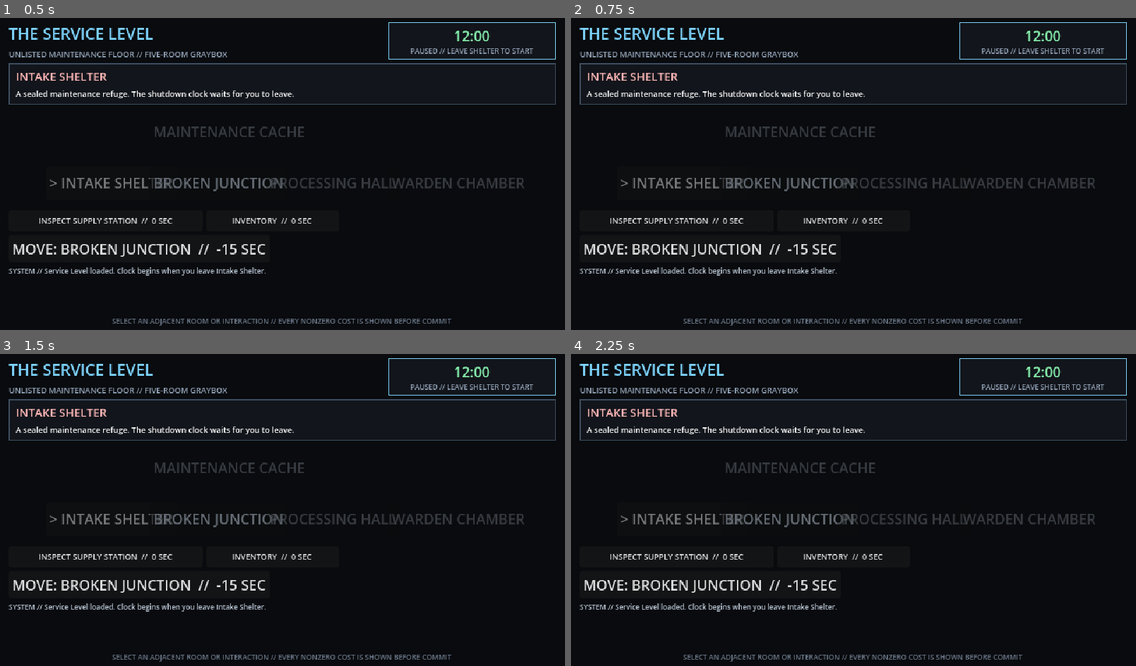
Above: before the commit, frames 1-4 (two rows, left to right).
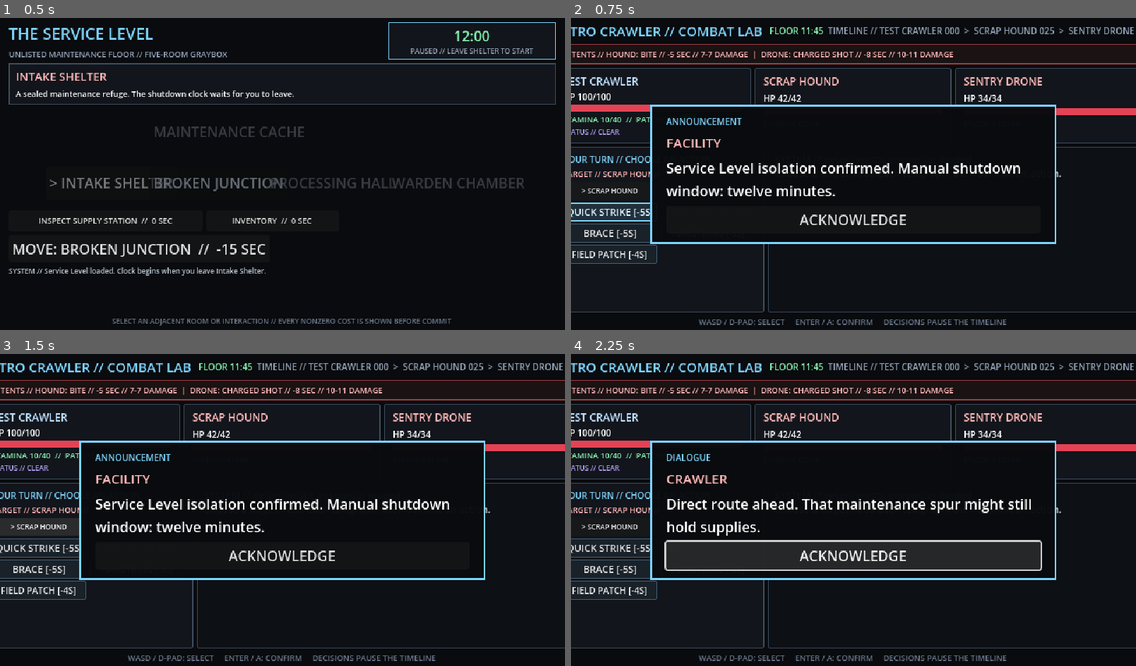
Above: after the commit, the same moments.

Repository: mtmann213/retro-crawler
Game: Godot game, scene res://main/main.tscn
Two runs of this game, one before a commit and one after it. Both use one fixed random seed, a clock stepped at 60 frames per second and the inputs below.
Inputs (mouse positions are in pixels of both pictures, inside the frame that each line leads up to):
- Up to frame 1 (0.5 s): no input
- Up to frame 2 (0.75 s): click "BROKEN JUNCTION" at 0.5 s
- Up to frame 3 (1.5 s): click (39, 525) at 1.25 s, where only the run after the commit has a clickable "> SCRAP HOUND"
- Up to frame 4 (2.25 s): click (678, 556) at 2 s, where only the run before the commit has a clickable "INSPECT SUPPLY STATION // 0 S…"

Frame 1 is identical in both runs. In frame 2, 16% of the frame differs, in the area x 0-100%, y 1-99%; in frame 3, 16%; in frame 4, 19%.

Commit message:
Fix dungeon pointer input

Diff:
--- a/scenes/dungeon/dungeon_screen.tscn
+++ b/scenes/dungeon/dungeon_screen.tscn
@@ -201,7 +201,7 @@
 anchor_bottom = 1.0
 grow_horizontal = 2
 grow_vertical = 2
-mouse_filter = 1
+mouse_filter = 2
 
 [node name="AnnouncementPanel" parent="." instance=ExtResource("6_announcement")]
 unique_name_in_owner = true
--- a/tests/integration/test_dungeon_screen.gd
+++ b/tests/integration/test_dungeon_screen.gd
@@ -11,6 +11,11 @@
 	assert_string_contains((screen.get_node("%FloorClock") as FloorClock).time_label.text, "12:00")
 	var exits := screen.get_node("%ExitList") as HBoxContainer
 	assert_string_contains((exits.get_child(0) as Button).text, "-15 SEC")
+	assert_eq(
+		(screen.get_node("%CombatHost") as Control).mouse_filter,
+		Control.MOUSE_FILTER_IGNORE,
+		"The empty combat overlay must not intercept exploration clicks.",
+	)
 
 
 func test_opening_inventory_costs_no_time() -> void:
